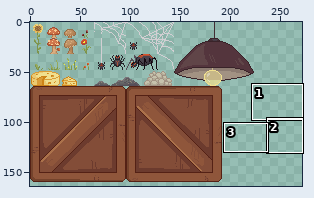
Sprite sheet: assets/Spritesheet_Basement.png. Above: a wide view before the commit, with the close-up outlined.
Close-up. Earlier state:
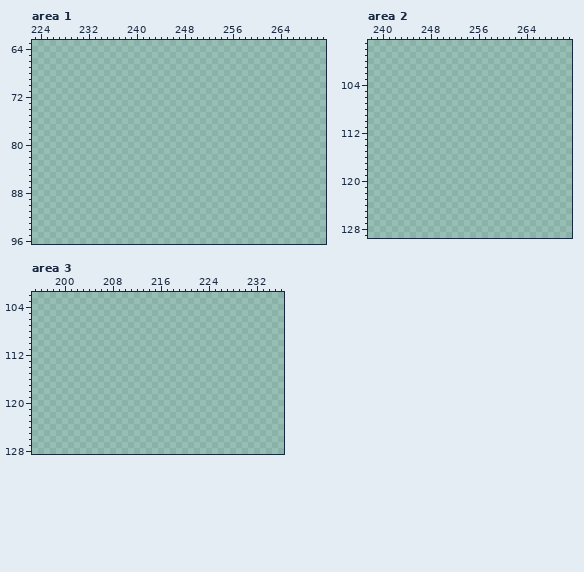
The file is 272x240 pixels. Colours within 5 levels of each other are drawn and written as one. Shown: area 1: x 223..271, y 63..96; area 2: x 238..271, y 97..129; area 3: x 195..236, y 102..128. The wide view leaves out empty margins. The commit also changed other parts of the picture, which this record leaves out.
Palette (. is transparent): 
After:
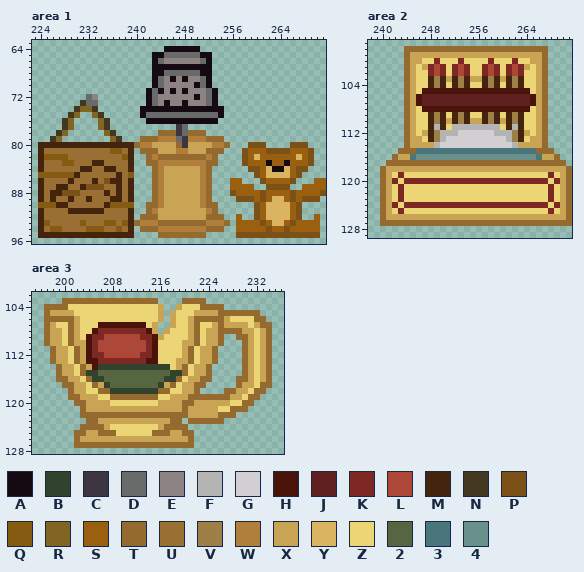
Colours new in this view: A #150912  B #31422d  C #3d3640  D #696a6a  E #8d8383  F #b4b4b4  G #d2cfd3  H #4a1309  J #612020  K #7d2822  L #ad4737  M #45240d  N #423820  P #7b5118  Q #845b10  R #806523  S #9a600f  T #946a2f  U #9a6f34  V #9e7f48  W #b07f3b  X #c9a455  Y #dbb461  Z #ebd575  2 #556641  3 #4a767b  4 #68918c
The edit:
Changed rows in their new state; - is an unchanged pixel.
Area 1:
first column x 224:
64 ---------------------AAAAAA---------------------
65 -------------------AADDDDDDAA-------------------
66 -------------------ADEEEEEEDA-------------------
67 -------------------AAAAAAAAAA-------------------
68 -------------------AADDDDDDAA-------------------
69 -------------------ADEAEAEEDA-------------------
70 -------------------ADEEEEEADA-------------------
71 ------------------ADAEAEAEEEDA------------------
72 --------DE--------ADEEEEEEAEDA------------------
73 -------NDD--------ADEAEEAEEEDA------------------
74 ------NRRN-------AAAAAAAAAAAAAA-----------------
75 -----NR--RN------ADDDDDDDDDDDDA-----------------
76 ----NR----RN------AAAAAAAAAAAA------------------
77 ----NR----RN-----------CD-----------------------
78 ---NR------RN-------TTTCDTTT--------------------
79 --NR--------RN---TTTWWWDCWWWTTT-----------------
80 MMMMMMMMMMMMMMMMTWWXXXXTCXXXXWWT---PPP----PPP---
81 MUUUUUUUUUUUQQUM-TTTXXXWWXXXTTT---PSSSPPPPSSSP--
82 MQQQQUUUUUUUUUQM--TWTTTTTTTTWT----PSYSSSSSSYSP--
83 MUUUQQUUUMMUUUUM--TTWWWWWWWWTT----PSSSASSASSSP--
84 MUUUUUUMMUUMMUUM---TWXXXXXXWT------PPSYAAYSPP---
85 QQQQQQMUUUUUUMUQ---TWXXXXXXWT-------PSYYYYSP----
86 MUUUUMUUUMUPMMUM---TWXXXXXXWT---SS---PSSSSP---SS
87 MUUMMUUMPPPUUMUM---TWXXXXXXWT---SSSS--PPPP--SSSS
88 MUMMPPPUUUUMUMUM---TWXXXXXXWT---PSSSSPSSSSPSSSSP
89 MUMUUMUUMUUUMMUM---TWXXXXXXWT----PPPSPSYYSPSPPP-
90 QQQMMUUUUUUMQQQQ--TTWXXXXXXWTT------PSYYYYSP----
91 MUUUUMMMMMMUUUUM--TWXXXXXXXXWT------PSYYYYSP----
92 MUUUUUUUUUUUUUUM-TTTXXXXXXXXTTT--S--PSYYYYSP--S-
93 MQUUUUUQUUUQQUQMTWWWTTTTTTTTWWWT-SSSSPSYYSPSSSS-
94 MUQQUUUUQQQUUQUM-TTTWWWWWWWWTTT--SSSSSPSSPSSSSS-
95 MMMMMMMMMMMMMMMM----TTTTTTTT-----PPPPPPPPPPPPPP-
Area 2:
first column x 240:
 98 ----TTTTTTTTTTTTTTTTTTTTTTTT----
 99 ----TXXXXXXXXXXXXXXXXXXXXXXT----
100 ----TXXZZKZZZKZZZZKZZZKZZXXT----
101 ----TXZXKLKZKLKZZKLKZKLKXZXT----
102 ----TXZZKLKZKLKZZKLKZKLKZZXT----
103 ----TXZZMVMXMVMXXMVMXMVMZZXT----
104 ----TXZZMVMZMVMZZMVMZMVMZZXT----
105 ----TXZHHHHHHHHHHHHHHHHHHZXT----
106 ----TXHJJJJJJJJJJJJJJJJJJHXT----
107 ----TXHJJJJJJJJJJJJJJJJJJHXT----
108 ----TXZHHHHHHHHHHHHHHHHHHZXT----
109 ----TXZZMVMZMVMZZMVMZMVMZZXT----
110 ----TXZZMVMXMVMXXMVMXMVMZZXT----
111 ----TXZZMFMZFFFFFFFFZMFMZZXT----
112 ----TXZXMVFFFGGGGGGFFFVMXZXT----
113 ----TXXZMVFGGGGGGGGGGFVMZXXT----
114 ----TXXXXFGGGGGGGGGGGGFXXXXT----
115 ---TTT33333333333333333333TTT---
116 --TXX3444444444444444444443XXT--
117 -TTTTTTTTTTTTTTTTTTTTTTTTTTTTTT-
118 TXXXXXXXXXXXXXXXXXXXXXXXXXXXXXXT
119 TXZKZZZZZZZZZZZZZZZZZZZZZZZZKZXT
120 TXKZKKKKKKKKKKKKKKKKKKKKKKKKZKXT
121 TXZKZZZZZZZZZZZZZZZZZZZZZZZZKZXT
122 TXZKZZZZZZZZZZZZZZZZZZZZZZZZKZXT
123 TXZKZZZZZZZZZZZZZZZZZZZZZZZZKZXT
124 TXKZKKKKKKKKKKKKKKKKKKKKKKKKZKXT
125 TXZKZZZZZZZZZZZZZZZZZZZZZZZZKZXT
126 TXXXXXXXXXXXXXXXXXXXXXXXXXXXXXXT
127 TTTTTTTTTTTTTTTTTTTTTTTTTTTTTTTT
Area 3:
first column x 197:
103 ---TTTTTTTTTTTTTTTT----TTTT-----------
104 TTTTZZZZZZZZZZZZZZZX--XZZZTTTT--------
105 TXXXXZZZZZZZZZZZZZZX-XZZZXXXXTTTTTTT--
106 TTTTTXZZZZZZZZZZZZZX-XZZXTTTTTXZZZZTT-
107 TXZZTXZZZHHHHHHHHZX--XZZXTZZXTXXXXZXTT
108 TXXZTXZZHKKKKKKKKHX-XZZZXTZXXTTTTXXZXT
109 TXXZTXZHKKLLLLLLKKHXZZZZXTZXXT--TTXZXT
110 TXXZTXXHKLLLLLLLLKHZZZZXXTZXXT---TXZXT
111 -TXXZTXHKLLLLLLLLKHZZZZXTZXXT----TXZXT
112 -TXXZTXHKKLLLLLLKKHZZZZXTZXXT----TXZXT
113 -TXXZTXHHKKKKKKKKHHZZZXXTZXXT----TXZXT
114 --TXXZTXHBBBBBBBBBBBBZXTZXXT-----TXZXT
115 --TXXZTBB222222222222BBTZXXT-----TXZXT
116 --TTXXZTBB2222222222BBTZXXTT----TTXZXT
117 ---TTXXZTXB22222222BXTZXXTT-----TXXZTT
118 ----TXXZZTTBBBBBBBBTTZZXXT----TTXXZTT-
119 ----TTXXXZZTTTTTTTTZZXXXTTTTTTTXXZTT--
120 -----TTXXXXZZZZZZZZXXXXTTXXXXXXZZTT---
121 ------TXXXXXXXXXXXXXXXXTXXXXXZZTTT----
122 ------TTTTTTTTTTTTTTTTTTXXXXXTTT------
123 -------TTXXXXXXXXXXXXTT-TTTTTT--------
124 ------TTTTXZZZZZZZZXTTTT--------------
125 -----TTXXTTTZZZZZZTTTXXTT-------------
126 -----TXXXXXXXXXXXXXXXXXXT-------------
127 -----TTTTTTTTTTTTTTTTTTTT-------------
Pixel boxes of the changes (left, top, right, bottom) in both close-ups:
added: (38, 46, 326, 238)
added: (380, 46, 572, 226)
added: (44, 298, 272, 448)
